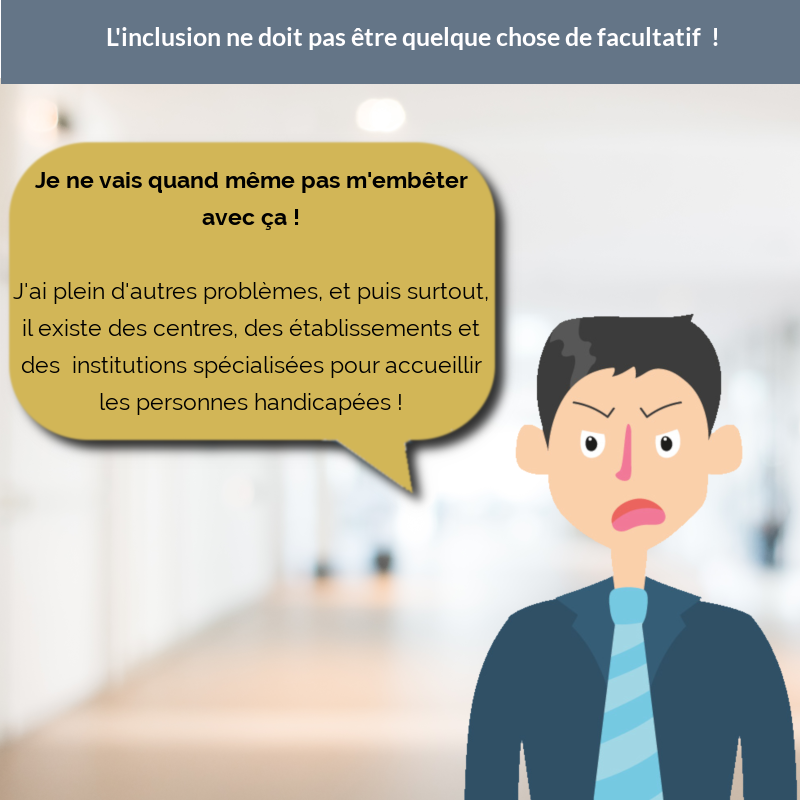
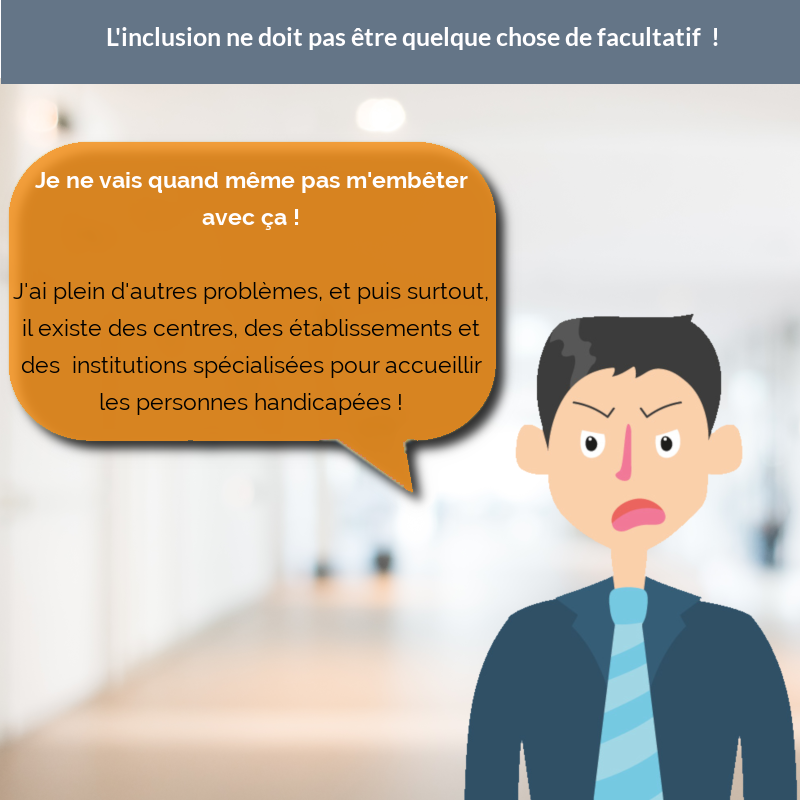
Layers edited between the first and the second (800, 800) image:
painted on "Je ne vais quand même pas m'em..." over bbox(35, 172, 468, 230)
"Layer #1": opacity 100% → 86%, painted on it over bbox(8, 141, 496, 493)
